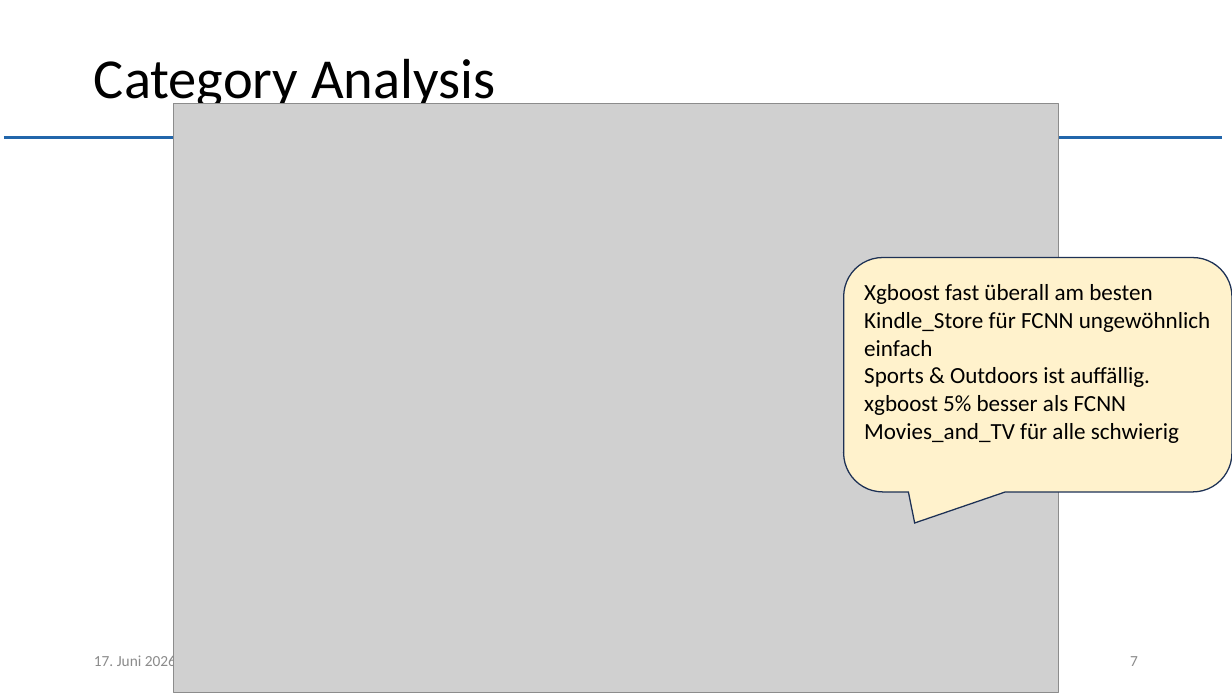
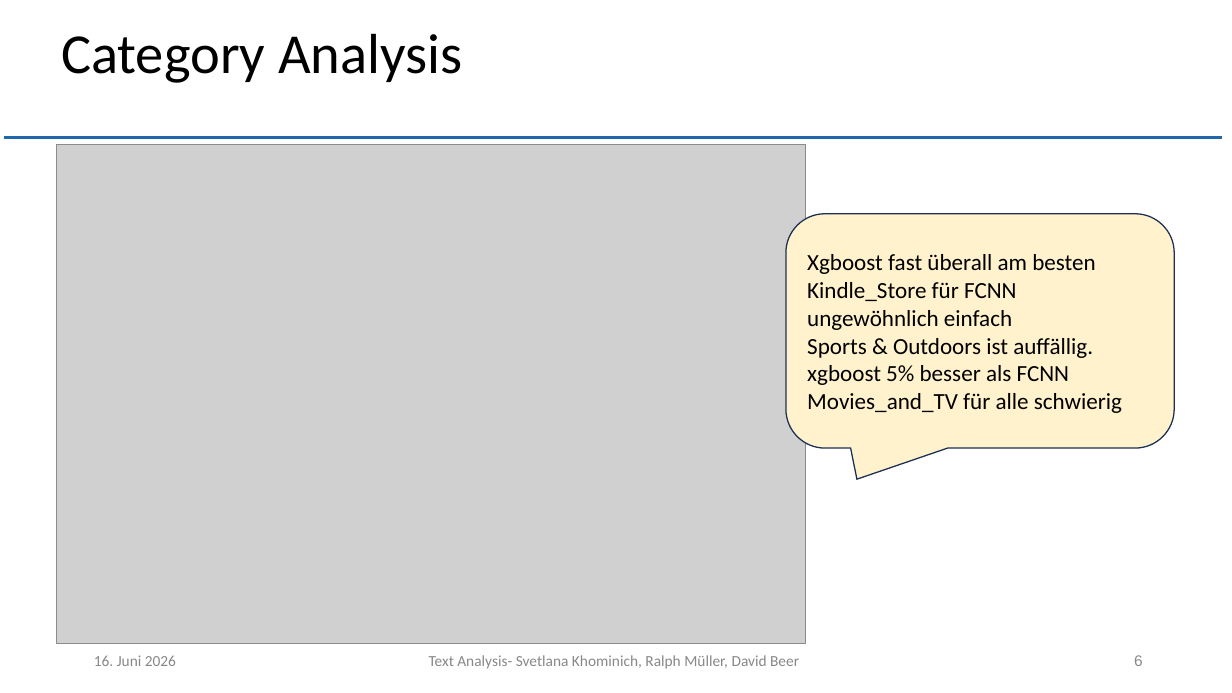
Before and after one commit to muellR/text_analysis, a slide deck: slide 6 of presentation/ln_text_analysis.pptx (slide 7 before the commit). Drawn at 1232x693 pixels with LibreOffice and Linux fonts; fonts in the diff are those of the drawing; grey boxes stand for pictures; background and template pictures are left out. Boxes give left, top, right and bottom in pixels: in the first picture for what was removed or moved away, otherwise in the second. Text is boxed around its words. In the diff, an @@ line names an element or a change of style, - is before the commit and + after.

Commit message:
update presentation

```diff
--- a/presentation/ln_text_analysis.pptx
+++ b/presentation/ln_text_analysis.pptx
@@ title "Category Analysis": place and size @@
-title "Category Analysis" at [94, 58, 495, 111]
+title "Category Analysis" at [61, 33, 462, 83]
@@ picture: place and size @@
-picture at [174, 104, 1058, 693]
+picture at [56, 144, 806, 643]
@@ freeform shape added at [787, 213, 1175, 479], fill #FFF2CC, outline #1D3053 1 pt @@
@@ text "Xgboost fast überall am besten": place and size @@
-text "Xgboost fast überall am besten" at [844, 258, 1232, 493]
+text "Xgboost fast überall am besten" at [807, 254, 1122, 413]
@@ text "Xgboost fast überall am besten" at [807, 254, 1122, 413]: fill #FFF2CC to none; outline #1E3256 1 pt to none @@
@@ text at [94, 655, 176, 666]: text changed; text colour #8C8C8C to #888888 @@
-17. Juni 2026
+16. Juni 2026
@@ text added at [429, 655, 799, 669], 12 pt, text #888888 @@
+Text Analysis- Svetlana Khominich, Ralph Müller, David Beer
@@ page number removed at [1130, 656, 1138, 666] @@
-7
@@ page number added at [1134, 655, 1143, 666], 12 pt, text #888888 @@
+6
```
Also in this commit, not shown: 11 other slides changed, 4 slides added, 9 slides removed, 1 other file.
